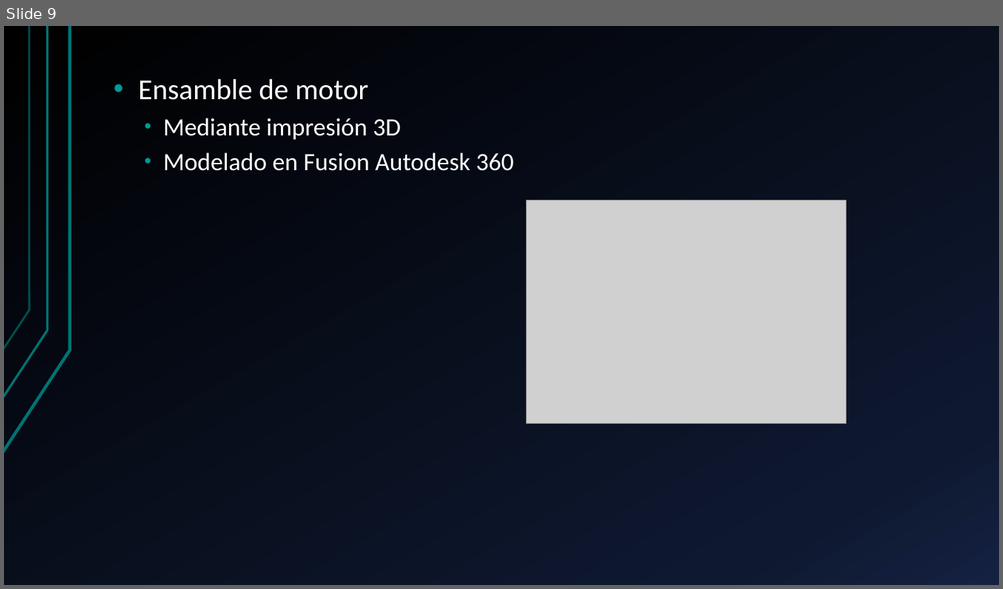
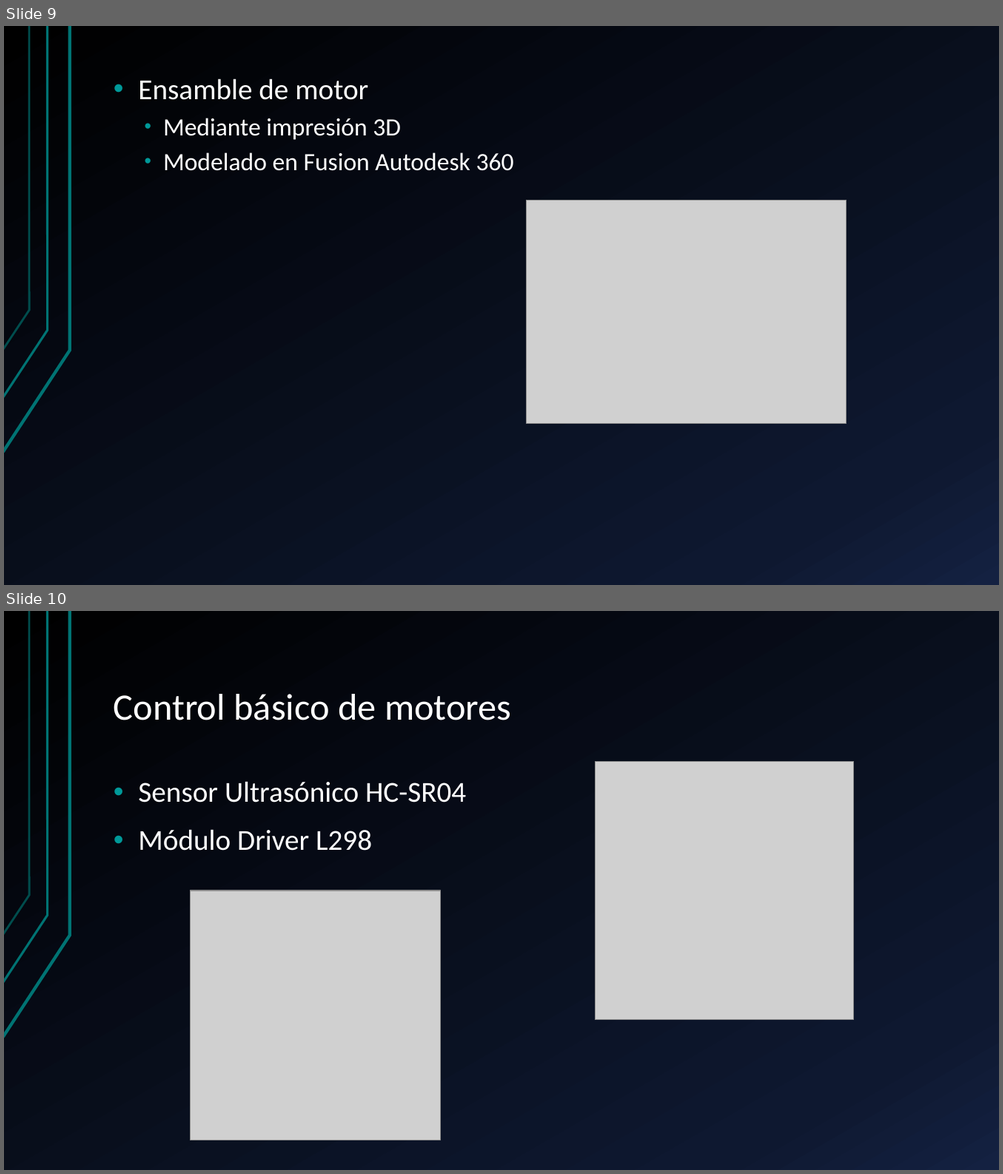
Before and after one commit to harrylisby/FLER, a slide deck: ppt_FLER.pptx. Shown one above the other, each under a label of ours: slide 9 before the commit, slides 9 and 10 after it. The pictures are 1003x589 and 1003x1174 pixels, drawn with LibreOffice and Linux fonts; fonts in the diff are those of the drawing; grey boxes stand for pictures. Boxes give left, top, right and bottom in pixels: in the first picture for what was removed or moved away, otherwise in the second. Text is boxed around its words. In the diff, an @@ line names an element or a change of style, - is before the commit and + after.

```diff
--- a/ppt_FLER.pptx
+++ b/ppt_FLER.pptx
@@ slide 10 added at (4, 611, 999, 1170), background gradient #000000 to #0F1931 to #142242; not listed: 3 template elements that a slide beside it also shows @@
@@ title added at (114, 694, 511, 721), 36 pt, text #FFFFFF @@
+Control básico de motores
@@ picture added at (595, 762, 853, 1021) @@
@@ text added at (138, 781, 466, 851), 28 pt, text #FFFFFF @@
+• Sensor Ultrasónico HC-SR04
+• Módulo Driver L298
@@ picture added at (190, 891, 441, 1141) @@
```
Also in this commit, not shown: 3 slides changed, 4 other slides added.
